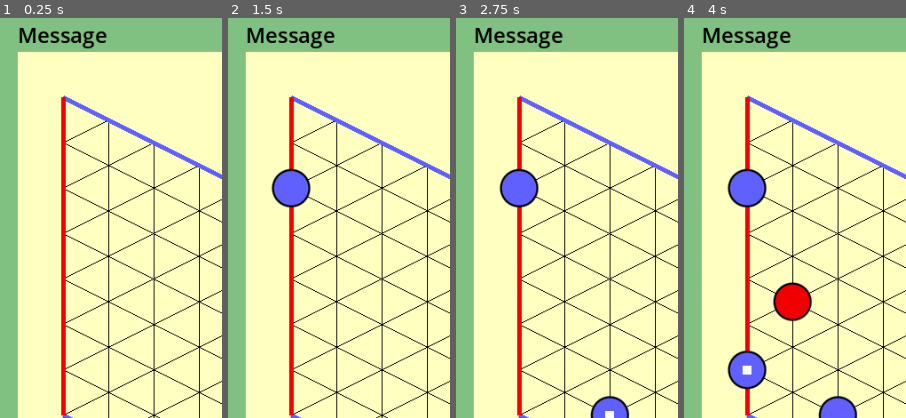
Above: before the commit, frames 1-4 (left to right).
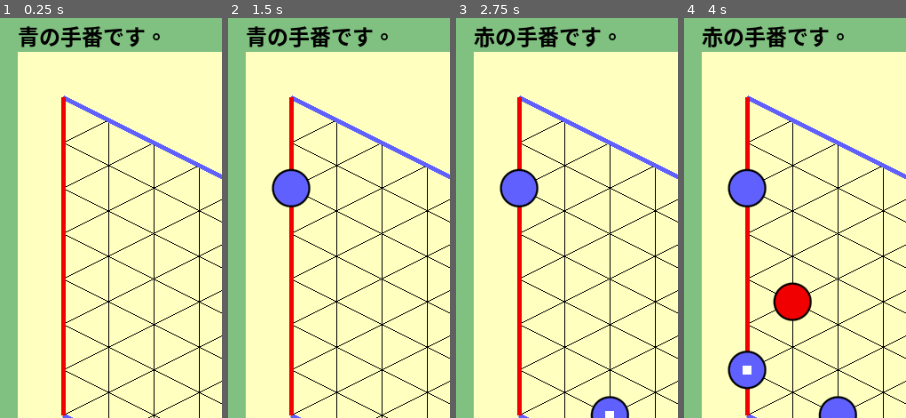
Above: after the commit, the same moments.

Repository: vivisuke/HexGame
Game: Godot game, scene res://main.tscn
The game is run twice, just before and just after one commit, with the same random seed, the same clock (stepped at 60 frames per second) and the same inputs.
Inputs (mouse positions are % of the whole screen's width and height, from its top left):
- Up to frame 1 (0.25 s): no input
- Up to frame 2 (1.5 s): click (91, 96) at 0.5 s; click (91, 96) at 1.25 s
- Up to frame 3 (2.75 s): click (91, 96) at 2 s
- Up to frame 4 (4 s): tap Enter at 2.75 s; tap Space at 3.5 s
The pictures show only the part of the screen within x 0-50%, y 7-57%; the shares and areas given below are measured in that part.

The runs differ from the first frame. In frame 1, 1.8% of the frame differs, in the area x 8-73%, y 2-8%; in frame 2, 1.8%; in frame 3, 1.8%; in frame 4, 1.8%.

Commit message:
0023 ◎ C 01/24 01/24 0.001│ToDo│手番表示

Diff:
--- a/hexgame/scripts/main.gd
+++ b/hexgame/scripts/main.gd
@@ -12,6 +12,7 @@
 	#bd.put_white(1, 0)
 	#bd.print()
 	#var next = Board.BLACK
+	print_next()
 	if false:
 		#for i in range(Board.N_HORZ * Board.N_HORZ):
 		for i in range(64):
@@ -28,7 +29,11 @@
 		bd.check_connected()
 		bd.print_visited()
 	pass # Replace with function body.
-
+func print_next():
+	if next == Board.BLACK:
+		$MessLabel.text = "青の手番です。"
+	else:
+		$MessLabel.text = "赤の手番です。"
 func _process(delta):
 	pass
 
@@ -56,4 +61,5 @@
 	bd.BFS(pos.x, pos.y)
 	bd.print_dist()
 	next = (Board.BLACK + Board.WHITE) - next
+	print_next()
 	pass # Replace with function body.
Not shown, changed: HexGame.spr
